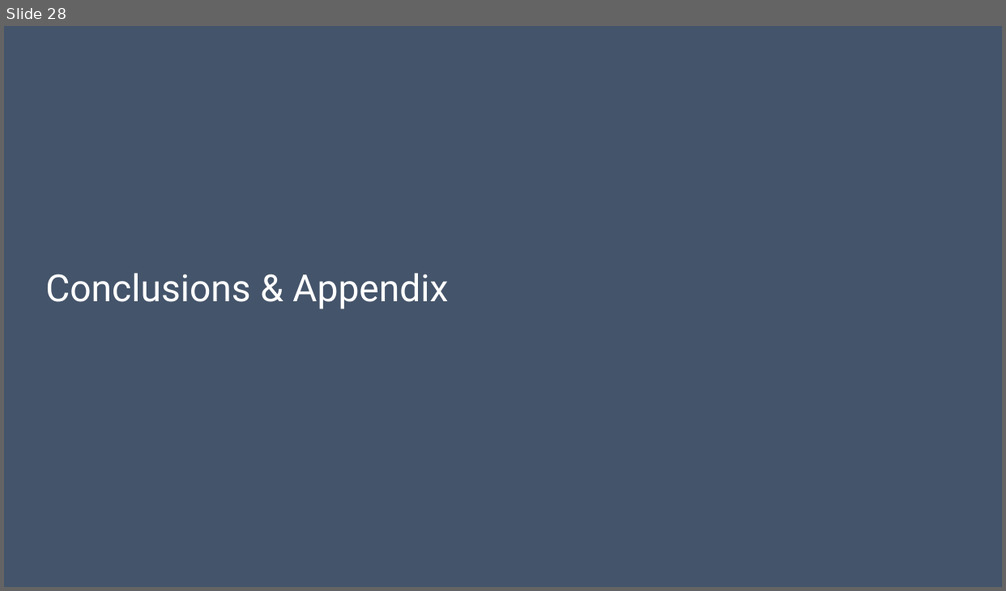
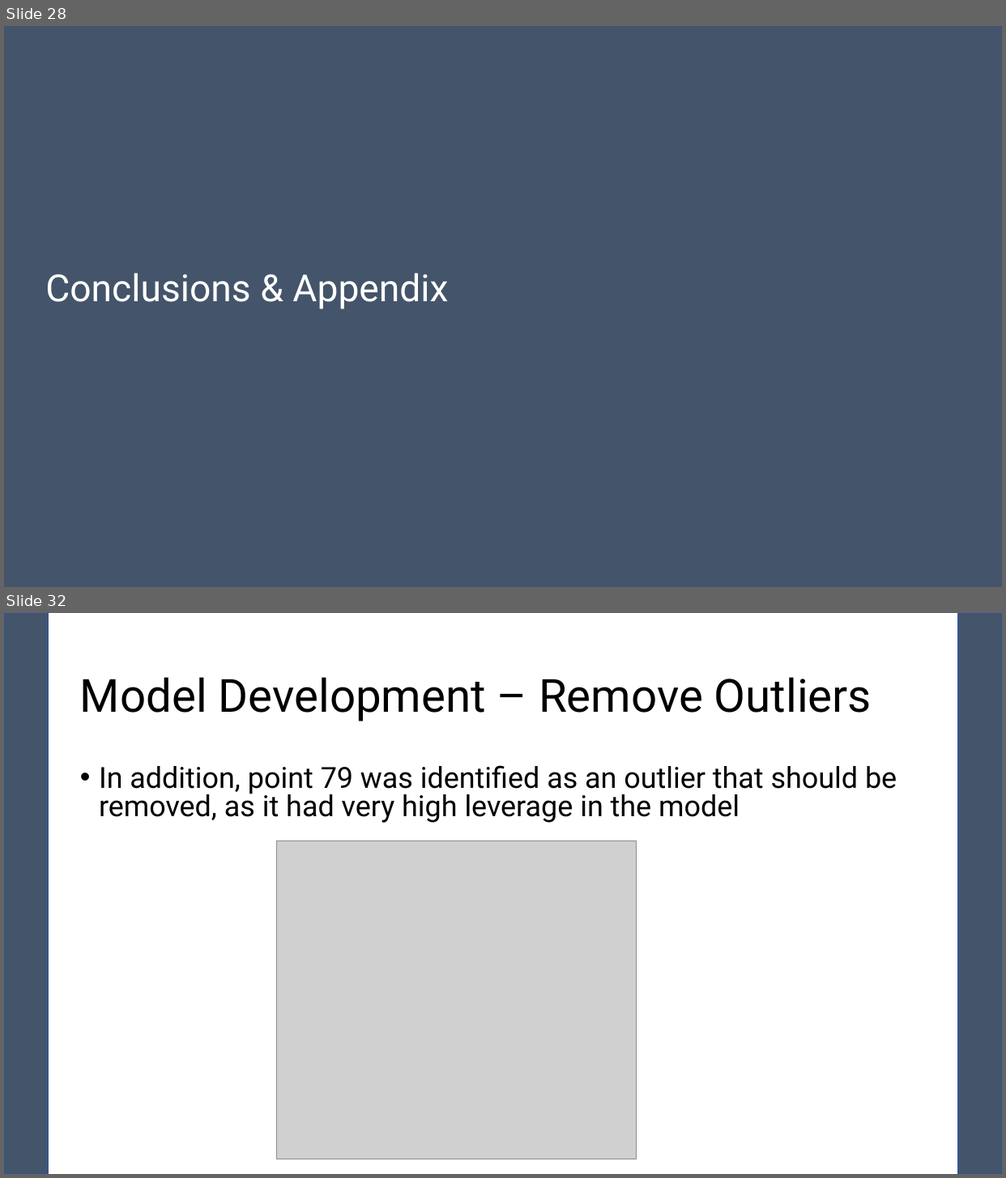
Before and after one commit to pewilliams/regression-mei-team-proj, a slide deck: presentation/Team-25.pptx. Shown one above the other, each under a label of ours: slide 28 before the commit, slides 28 and 32 after it; the slides between them are not shown. The pictures are 1006x591 and 1006x1178 pixels, drawn with LibreOffice and Linux fonts; fonts in the diff are those of the drawing; grey boxes stand for pictures. Boxes give left, top, right and bottom in pixels: in the first picture for what was removed or moved away, otherwise in the second. Text is boxed around its words. In the diff, an @@ line names an element or a change of style, - is before the commit and + after.

```diff
--- a/presentation/Team-25.pptx
+++ b/presentation/Team-25.pptx
@@ slide 32 added at box(4, 613, 1002, 1174), background #FFFFFF @@
@@ rectangle added at box(4, 613, 48, 1174), fill #44546A, outline #325491 1 pt @@
@@ rectangle added at box(958, 613, 1002, 1174), fill #44546A, outline #325491 1 pt @@
@@ title added at box(80, 677, 872, 722), 44 pt, text #000000 @@
+Model Development – Remove Outliers
@@ text added at box(99, 765, 897, 823), 28 pt, text #000000 @@
+• In addition, point 79 was identified as an outlier that should be removed, as it had very high leverage in the model
@@ picture added at box(276, 841, 637, 1160) @@
```
Also in this commit, not shown: 4 other slides added, 1 other file.
